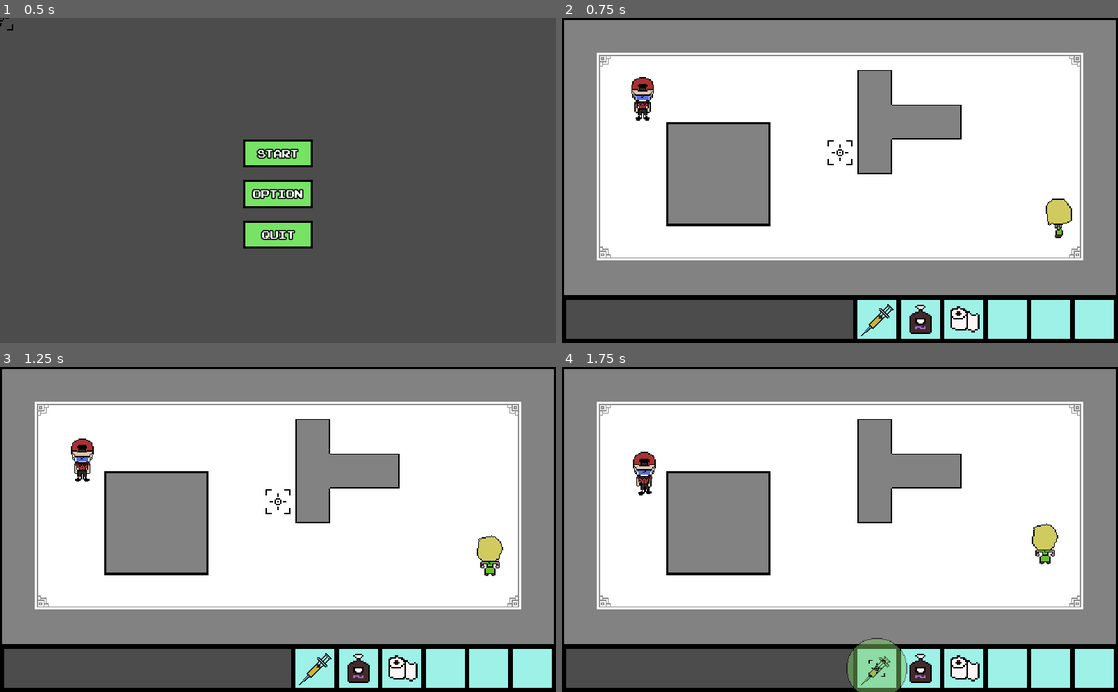
Above: before the commit, frames 1-4 (two rows, left to right).
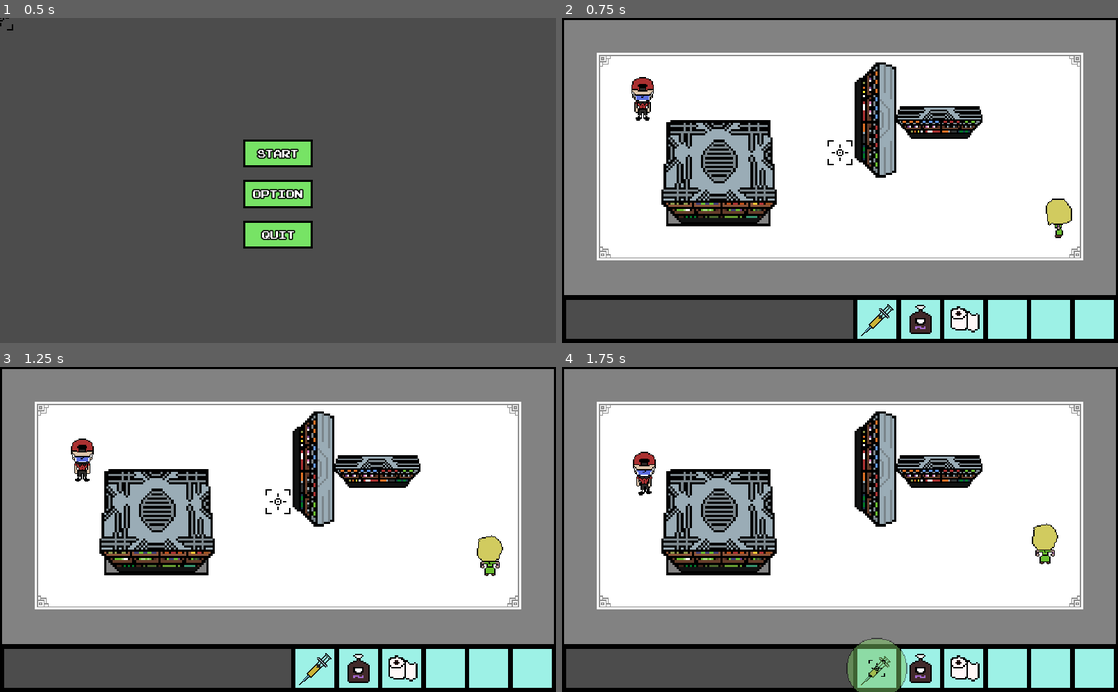
Above: after the commit, the same moments.

Repository: henryliuser/gmtk20
Game: Godot game, scene res://Menu.tscn
The game is run twice, just before and just after one commit, with the same random seed, the same clock (stepped at 60 frames per second) and the same inputs.
Inputs (mouse positions are in pixels of both pictures, inside the frame that each line leads up to):
- Up to frame 1 (0.5 s): no input
- Up to frame 2 (0.75 s): click (840, 154) at 0.5 s
- Up to frame 3 (1.25 s): no input
- Up to frame 4 (1.75 s): move the mouse to (878, 669) at 1.27 s; hold \ (d_frame_advance) from 1.28 s (still down); click (878, 669) at 1.42 s

Frame 1 is identical in both runs. In frame 2, 8.5% of the frame differs, in the area x 17-76%, y 13-64%; in frame 3, 8.5%; in frame 4, 8.5%.

Commit message:
text bubbles

Diff:
--- a/Characters/Employee.gd
+++ b/Characters/Employee.gd
@@ -8,6 +8,7 @@
 var angle = 0
 var speed = 0
 var employee = 0
+var forklift = false
 
 
 # Called when the node enters the scene tree for the first time.
@@ -37,8 +38,10 @@
 
 func _on_Area2D_body_entered(body):
 	if "rage" in body:
-		#death
-		die()
+		if !forklift:
+			die()
+		else:
+			body.die()
 
 func die():
 	queue_free()
@@ -53,3 +56,6 @@
 	if rot >= 45 and rot < 135: $Sprite.play("front")
 	if rot >= 135 and rot < 225: $Sprite.play("left")
 	if rot >= 225 and rot < 315: $Sprite.play("back")
+
+func toggleForklift():
+	forklift =  !forklift
--- a/Characters/Karen.gd
+++ b/Characters/Karen.gd
@@ -9,6 +9,7 @@
 var angle = 0
 var notChasing = true
 var oilChasing = false
+var text
 
 var vax_instances = 0
 var vax_center = Vector2()
@@ -30,8 +31,12 @@
 		if is_on_wall(): vax(true)
 
 	elif notChasing and collider != null and ("customer" in collider or "employee" in collider):
+		spawn_text(3, "it's high noon!")
 		angle = atan2($RayCast2D.get_collider().position.y - position.y, $RayCast2D.get_collider().position.x - position.x)
 		velocity = Vector2(cos(angle),sin(angle)) * 50 * rage
+		if collider.has_method("toggleForklift") and collider.forklift == true:
+			angle -= PI
+			velocity *= -1
 	elif notChasing and (time > 1 + randf() * 15 or is_on_wall()):
 		time = 0;
 		angle = (randi()%360 - 180)*(2*PI)/360
@@ -40,6 +45,7 @@
 	move_and_slide(velocity)
 	rotation = lerp_angle(rotation, angle, .1)
 	calc_sprite_rot()
+	position_text()
 #	rotation = lerp_angle(rotation, (angle/4)+PI/2, .1)
 #	rotation = 0
 
@@ -92,3 +98,16 @@
 
 func die():
 	queue_free()
+
+func position_text():
+	if text != null:
+		text.rect_position = Vector2(30, -30) + global_position
+
+func spawn_text(lifetime, line):
+	if text == null or text.alive != true:
+		text = load("res://Dialogue/TextBubble.tscn").instance()
+		text.setLifetime(lifetime)
+		text.text = line
+		text.align = 1
+		text.valign = 1
+		get_tree().current_scene.add_child(text)
--- a/Characters/Karen.tscn
+++ b/Characters/Karen.tscn
@@ -60,4 +60,5 @@
 scale = Vector2( 2, 2 )
 frames = SubResource( 2 )
 animation = "right"
+frame = 1
 playing = true
--- /dev/null
+++ b/Dialogue/TextBubble.gd
@@ -0,0 +1,20 @@
+extends Label
+
+
+var lifetime = 2;
+var elapsedTime = 0;
+var alive = true
+
+# Called when the node enters the scene tree for the first time.
+func _ready():
+	pass # Replace with function body.
+
+
+func _process(delta):
+	elapsedTime += delta
+	if elapsedTime > lifetime:
+		alive = false
+		queue_free()
+
+func setLifetime(time):
+	lifetime = time
--- /dev/null
+++ b/Dialogue/TextBubble.tscn
@@ -0,0 +1,18 @@
+[gd_scene load_steps=4 format=2]
+
+[ext_resource path="res://Dialogue/TextBubble.gd" type="Script" id=1]
+[ext_resource path="res://joystix monospace.ttf" type="DynamicFontData" id=2]
+
+[sub_resource type="DynamicFont" id=1]
+font_data = ExtResource( 2 )
+
+[node name="TextBubble" type="Label"]
+margin_bottom = 14.0
+custom_fonts/font = SubResource( 1 )
+custom_colors/font_color = Color( 0, 0, 0, 1 )
+script = ExtResource( 1 )
+__meta__ = {
+"_edit_use_anchors_": false
+}
+
+[node name="Sprite" type="Sprite" parent="."]
--- a/World/Camera1.tscn
+++ b/World/Camera1.tscn
@@ -1,9 +1,12 @@
-[gd_scene load_steps=5 format=2]
+[gd_scene load_steps=8 format=2]
 
 [ext_resource path="res://World/Tilemap.tscn" type="PackedScene" id=1]
 [ext_resource path="res://Characters/Karen.tscn" type="PackedScene" id=2]
 [ext_resource path="res://Characters/Customer.tscn" type="PackedScene" id=3]
 [ext_resource path="res://Characters/Employee.tscn" type="PackedScene" id=4]
+[ext_resource path="res://Assets/Shelf/Shelf1.png" type="Texture" id=5]
+[ext_resource path="res://Assets/Shelf/Shelf.png" type="Texture" id=6]
+[ext_resource path="res://Assets/Shelf/Shelf2.png" type="Texture" id=7]
 
 [node name="Camera1" type="Node2D"]
 
@@ -11,6 +14,7 @@
 tile_data = PoolIntArray( 0, 14, 0, 1, 13, 0, 2, 13, 0, 3, 13, 0, 4, 13, 0, 5, 13, 0, 6, 13, 0, 7, 13, 0, 8, 13, 0, 9,  …(1662 unchanged characters)…
 
 [node name="Blocks" parent="." instance=ExtResource( 1 )]
+visible = false
 scale = Vector2( 1, 1 )
 tile_data = PoolIntArray( 196625, 14, 0, 196626, 17, 0, 262161, 10, 0, 262162, 12, 0, 327697, 10, 0, 327698, 18, 0, 327 …(207 unchanged characters)…
 
@@ -26,3 +30,19 @@
 rotation = -0.163404
 pointA = Vector2( 145, 145 )
 pointB = Vector2( 145, 345 )
+
+[node name="Shelf" type="Sprite" parent="."]
+position = Vector2( 577.21, 188.351 )
+rotation = 1.5708
+scale = Vector2( 4, 3.82505 )
+texture = ExtResource( 6 )
+
+[node name="Shelf2" type="Sprite" parent="."]
+position = Vector2( 287.372, 304.986 )
+scale = Vector2( 4, 4 )
+texture = ExtResource( 7 )
+
+[node name="Shelf1" type="Sprite" parent="."]
+position = Vector2( 696.761, 193.016 )
+scale = Vector2( 3, 3 )
+texture = ExtResource( 5 )
Not shown: 2 places in global/HUD.tscn that only renumber resources
